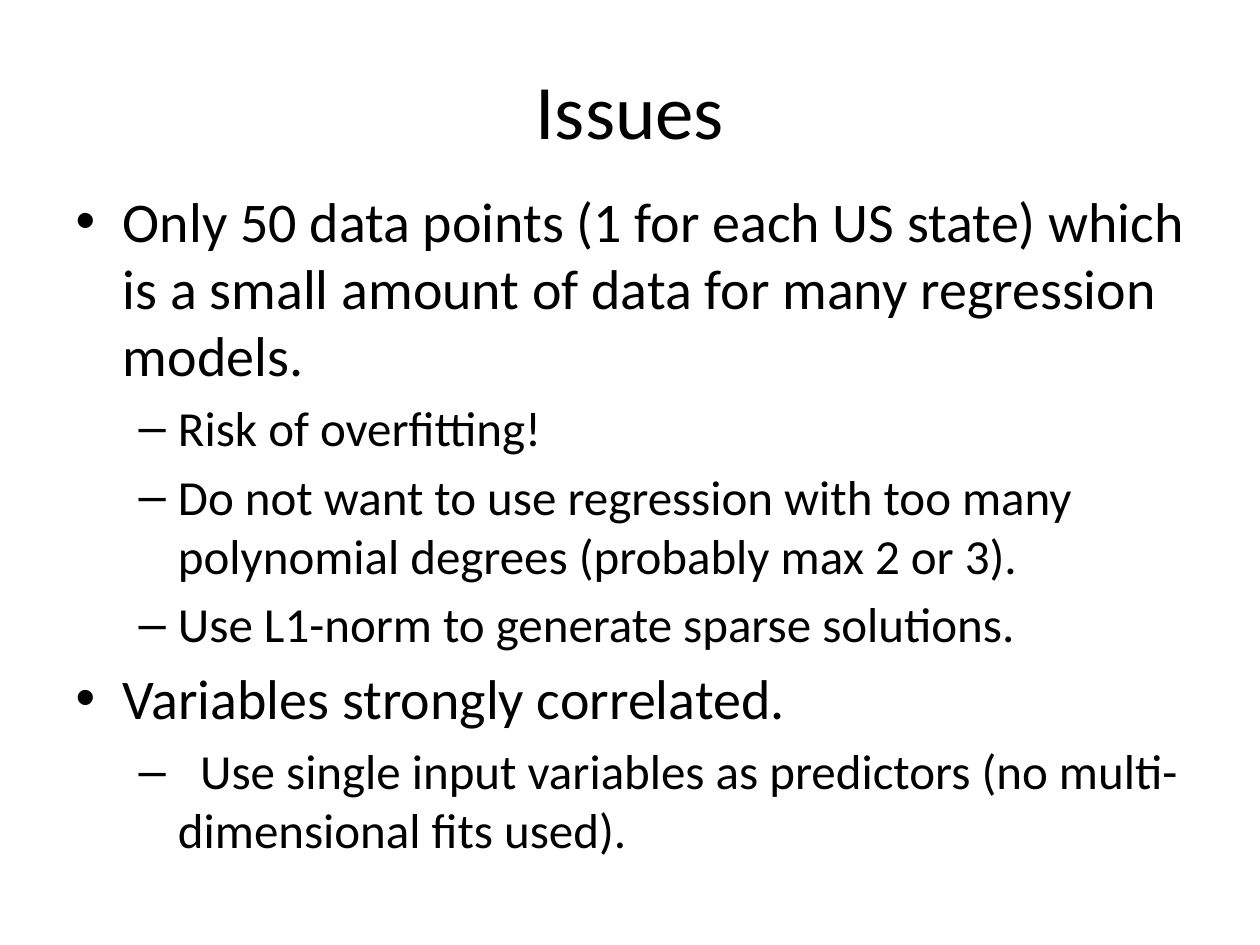
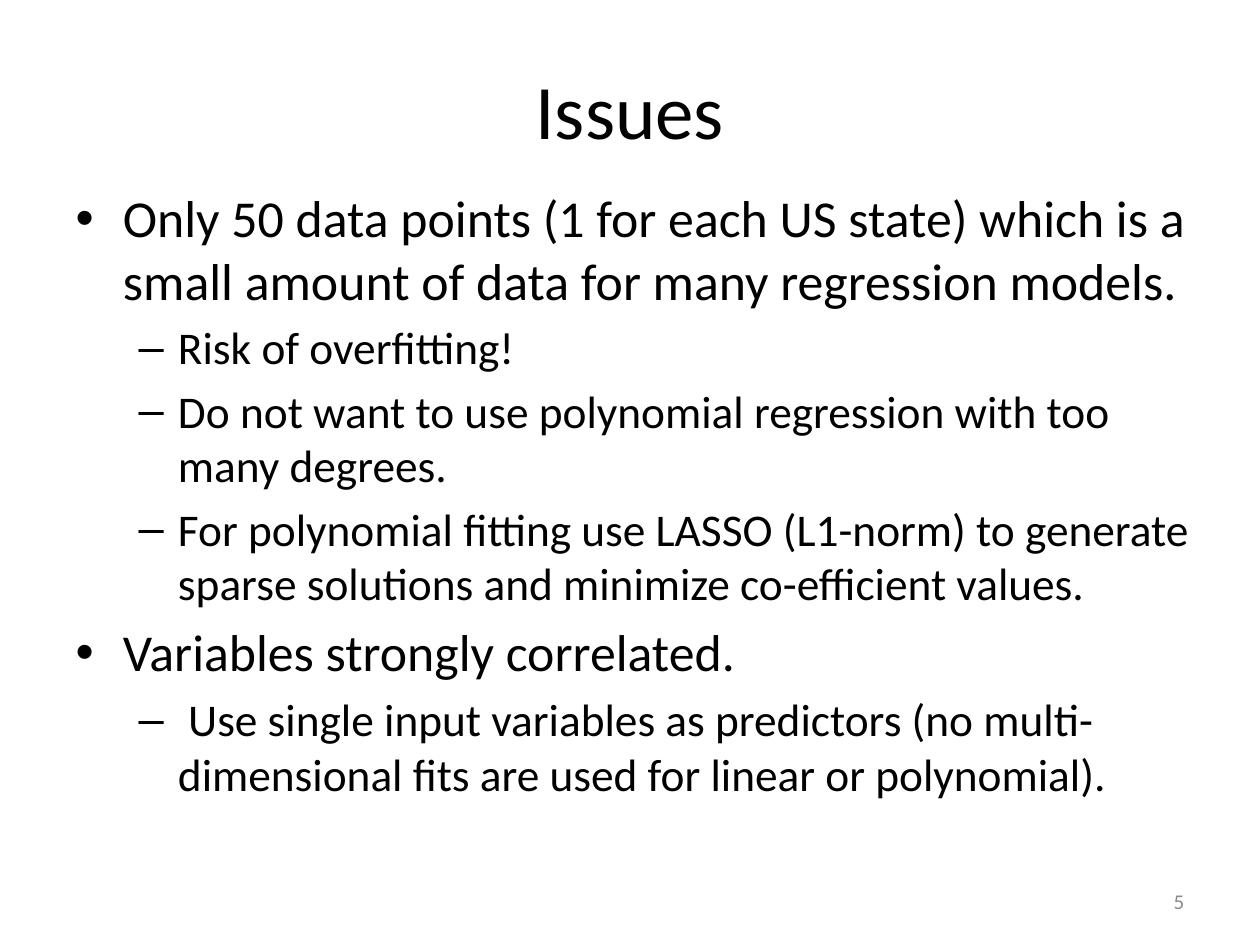
Before and after one commit to JeremyMcCormick/DAT_SF_14, a slide deck: slide 5 of myproject/Murder.pptx. Drawn at 1260x945 pixels with LibreOffice and Linux fonts; fonts in the diff are those of the drawing. Boxes give left, top, right and bottom in pixels: in the first picture for what was removed or moved away, otherwise in the second. Text is boxed around its words. In the diff, an @@ line names an element or a change of style, - is before the commit and + after.

```diff
--- a/myproject/Murder.pptx
+++ b/myproject/Murder.pptx
@@ text at (x1=123, y1=199, x2=1185, y2=680): size 32 to 29.6 pt in "Only 50 data points (1 for each ...", "Variables strongly correlated."; size 28 to 25.9 pt in "Risk of overfitting!" @@
@@ text at (x1=178, y1=396, x2=1188, y2=608): text changed; size 28 to 25.9 pt @@
-  – Do not want to use regression with too many polynomial degrees (probably max 2 or 3).
-  – Use L1-norm to generate sparse solutions.
+  – Do not want to use polynomial regression with too many degrees.
+  – For polynomial fitting use LASSO (L1-norm) to generate sparse solutions and minimize co-efficient values.
@@ text at (x1=178, y1=703, x2=1105, y2=799): text changed; size 28 to 25.9 pt @@
-  – Use single input variables as predictors (no multi-dimensional fits used).
+  – Use single input variables as predictors (no multi-dimensional fits are used for linear or polynomial).
@@ page number added at (x1=1174, y1=895, x2=1185, y2=909), 12 pt, text #8C8C8C @@
+5
```
Also in this commit, not shown: 12 other slides changed, 15 slides added, 14 slides removed, 4 other files.
